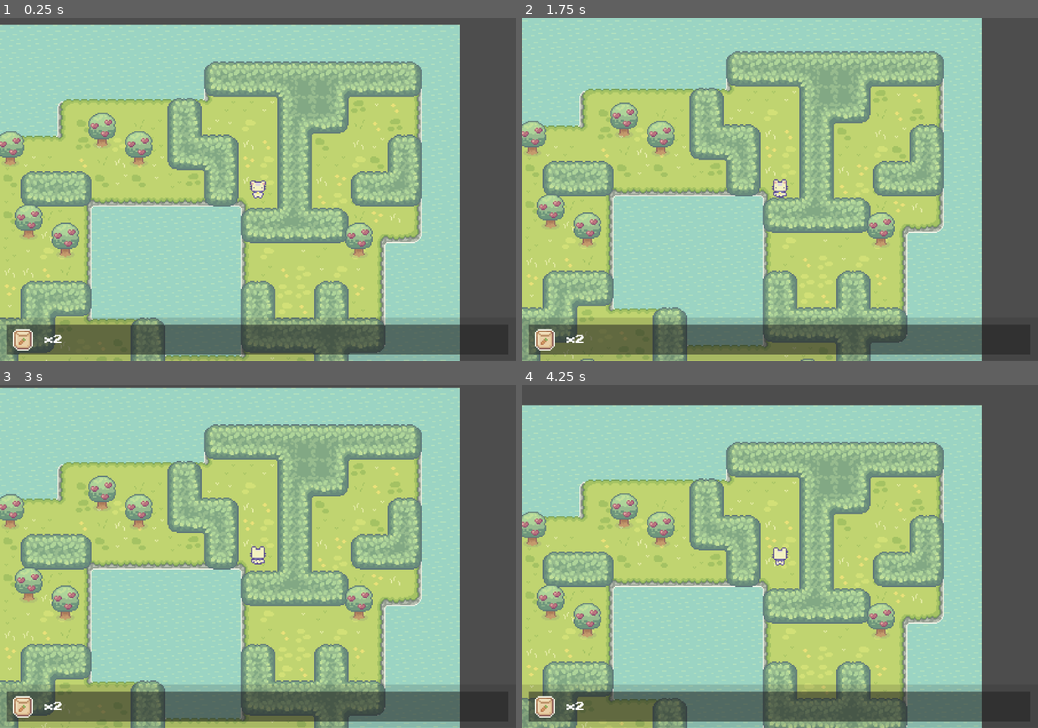
Above: before the commit, frames 1-4 (two rows, left to right).
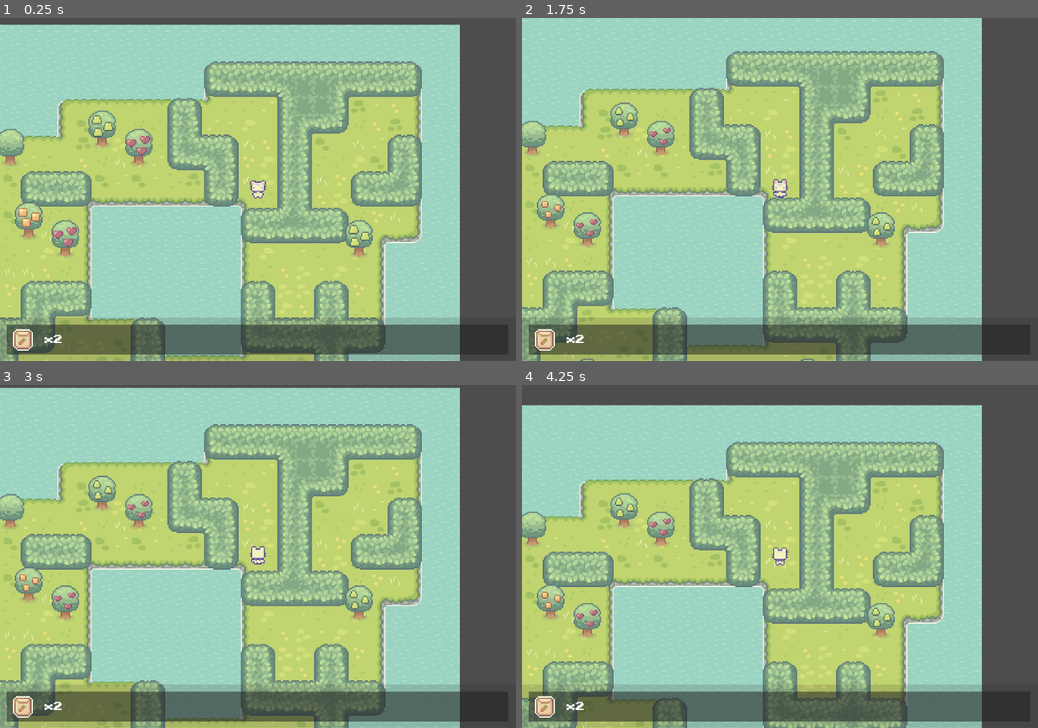
Above: after the commit, the same moments.

Repository: super-goose/garden_land
Game: Godot game, scene res://maps.tscn
Two runs of this game, one before a commit and one after it. Both use one fixed random seed, a clock stepped at 60 frames per second and the inputs below.
Inputs:
- Up to frame 1 (0.25 s): no input
- Up to frame 2 (1.75 s): hold Right (go_right) 0.53-1.28 s; hold H (hoe) 0.53-1.28 s; tap C (chop) at 0.77, 0.8, 1.07, 1.35, 1.52 s; hold Down (go_down) from 1.28 s (still down); tap H (hoe) at 1.55 s
- Up to frame 3 (3 s): tap C (chop) at 1.82, 2.3 s; tap Enter at 2 s; release Down (go_down) at 2.03 s; hold Right (go_right) 2.03-2.78 s; hold H (hoe) 2.03-2.78 s; hold Up (go_up) from 2.78 s (still down); tap W (water) at 2.85 s
- Up to frame 4 (4.25 s): tap C (chop) at 3.02, 3.32, 3.77, 3.8, 4.07 s; tap H (hoe) at 3.05 s; release Up (go_up) at 3.53 s; hold Left (go_left) from 3.53 s (still down); hold H (hoe) from 3.53 s (still down)

The runs differ from the first frame. In frame 1, 1.4% of the frame differs, in the area x 0-73%, y 27-68%; in frame 2, 0.5%; in frame 3, 0.5%; in frame 4, 0.5%.

Commit message:
add init animation to tree and different types of trees

Diff:
--- a/character.gd
+++ b/character.gd
@@ -40,7 +40,8 @@
 	$AnimatedWater.visible = false
 
 	if Input.is_action_pressed("hoe"):
-		state = "hoe"
+		if not current_tree:
+			state = "hoe"
 		return
 
 	if Input.is_action_pressed("chop"):
--- a/level/level.gd
+++ b/level/level.gd
@@ -35,9 +35,9 @@
 	$TileMap2.set_cells_terrain_connect(LAYER_GRASS, $Util.grass_terrain_array, 0, 0)
 	$TileMap2.set_cells_terrain_connect(LAYER_HILL_BUSHES, $Util.hill_terrain_array, 0, 2)
 
-	print($Util.tree_locations)
 	for tree_location in $Util.tree_locations:
 		$TileMap2.set_cell(LAYER_DIRT, tree_location, 11, Vector2i.ZERO, 1)
+
 	map_generated = true
 
 
--- a/tree.gd
+++ b/tree.gd
@@ -1,14 +1,20 @@
 class_name FruitTree
 extends Area2D
 
+const TYPES = ['apple', 'orange', 'peach', 'pear', 'none']
 var hp = 2
 var is_intact = true
+var type : String
+
+func _ready():
+	type = TYPES[Dice.roll_dn(5) - 1]
+	$FullTree.play("%s-init" % type)
 
 func get_chopped():
 	print('tree is getting chopped')
 	hp -= 1
 	if is_intact:
-		$FullTree.play("wind")
+		$FullTree.play("%s-wind" % type)
 		if hp < 0:
 			is_intact = false
 			$FullTree.visible = false
--- a/tree.tscn
+++ b/tree.tscn
@@ -1,12 +1,32 @@
-[gd_scene load_steps=12 format=3 uid="uid://brefn2rc6esy6"]
+[gd_scene load_steps=60 format=3 uid="uid://brefn2rc6esy6"]
 
 [ext_resource type="Texture2D" uid="uid://dueskurjavkfv" path="res://Sprout Lands - Sprites - premium pack/Objects/Tree animations/tree apple sprites.png" id="1_3vkxs"]
 [ext_resource type="Script" path="res://tree.gd" id="1_d88j1"]
 [ext_resource type="Texture2D" uid="uid://chfx0v6w4qmvj" path="res://Sprout Lands - Sprites - premium pack/Objects/stump.png" id="1_dkhqe"]
+[ext_resource type="Texture2D" uid="uid://dmxm4w2nasj1a" path="res://Sprout Lands - Sprites - premium pack/Objects/Tree animations/tree sprites.png" id="4_k6vew"]
+[ext_resource type="Texture2D" uid="uid://cre77g3i0hx66" path="res://Sprout Lands - Sprites - premium pack/Objects/Tree animations/tree orange sprites.png" id="5_wbby4"]
+[ext_resource type="Texture2D" uid="uid://c7ycv4bpmumcm" path="res://Sprout Lands - Sprites - premium pack/Objects/Tree animations/tree peach sprites.png" id="6_0ppd5"]
+[ext_resource type="Texture2D" uid="uid://djgqh36mpe0u8" path="res://Sprout Lands - Sprites - premium pack/Objects/Tree animations/tree pear sprites.png" id="7_bwr84"]
 
 [sub_resource type="CapsuleShape2D" id="CapsuleShape2D_atu5w"]
 radius = 11.0
 
+[sub_resource type="AtlasTexture" id="AtlasTexture_yxtcd"]
+atlas = ExtResource("1_3vkxs")
+region = Rect2(0, 48, 48, 48)
+
+[sub_resource type="AtlasTexture" id="AtlasTexture_uhrtx"]
+atlas = ExtResource("1_3vkxs")
+region = Rect2(48, 48, 48, 48)
+
+[sub_resource type="AtlasTexture" id="AtlasTexture_4blud"]
+atlas = ExtResource("1_3vkxs")
+region = Rect2(96, 48, 48, 48)
+
+[sub_resource type="AtlasTexture" id="AtlasTexture_e6ymr"]
+atlas = ExtResource("1_3vkxs")
+region = Rect2(144, 48, 48, 48)
+
 [sub_resource type="AtlasTexture" id="AtlasTexture_l55gl"]
 atlas = ExtResource("1_3vkxs")
 region = Rect2(0, 96, 48, 48)
@@ -29,12 +49,189 @@
 
 [sub_resource type="AtlasTexture" id="AtlasTexture_ojj0h"]
 atlas = ExtResource("1_3vkxs")
+region = Rect2(240, 96, 48, 48)
+
+[sub_resource type="AtlasTexture" id="AtlasTexture_5neck"]
+atlas = ExtResource("4_k6vew")
+region = Rect2(0, 48, 48, 48)
+
+[sub_resource type="AtlasTexture" id="AtlasTexture_3mg6u"]
+atlas = ExtResource("4_k6vew")
+region = Rect2(48, 48, 48, 48)
+
+[sub_resource type="AtlasTexture" id="AtlasTexture_t23s7"]
+atlas = ExtResource("4_k6vew")
+region = Rect2(96, 48, 48, 48)
+
+[sub_resource type="AtlasTexture" id="AtlasTexture_fvv20"]
+atlas = ExtResource("4_k6vew")
+region = Rect2(144, 48, 48, 48)
+
+[sub_resource type="AtlasTexture" id="AtlasTexture_tmagk"]
+atlas = ExtResource("4_k6vew")
+region = Rect2(0, 96, 48, 48)
+
+[sub_resource type="AtlasTexture" id="AtlasTexture_6cl0g"]
+atlas = ExtResource("4_k6vew")
+region = Rect2(48, 96, 48, 48)
+
+[sub_resource type="AtlasTexture" id="AtlasTexture_aslt0"]
+atlas = ExtResource("4_k6vew")
+region = Rect2(96, 96, 48, 48)
+
+[sub_resource type="AtlasTexture" id="AtlasTexture_6yarr"]
+atlas = ExtResource("4_k6vew")
+region = Rect2(144, 96, 48, 48)
+
+[sub_resource type="AtlasTexture" id="AtlasTexture_2xloh"]
+atlas = ExtResource("4_k6vew")
+region = Rect2(192, 96, 48, 48)
+
+[sub_resource type="AtlasTexture" id="AtlasTexture_3jrij"]
+atlas = ExtResource("4_k6vew")
+region = Rect2(240, 96, 48, 48)
+
+[sub_resource type="AtlasTexture" id="AtlasTexture_b8lid"]
+atlas = ExtResource("5_wbby4")
+region = Rect2(0, 48, 48, 48)
+
+[sub_resource type="AtlasTexture" id="AtlasTexture_fellh"]
+atlas = ExtResource("5_wbby4")
+region = Rect2(48, 48, 48, 48)
+
+[sub_resource type="AtlasTexture" id="AtlasTexture_dk6ud"]
+atlas = ExtResource("5_wbby4")
+region = Rect2(96, 48, 48, 48)
+
+[sub_resource type="AtlasTexture" id="AtlasTexture_8hvj7"]
+atlas = ExtResource("5_wbby4")
+region = Rect2(144, 48, 48, 48)
+
+[sub_resource type="AtlasTexture" id="AtlasTexture_i7lc5"]
+atlas = ExtResource("5_wbby4")
+region = Rect2(0, 96, 48, 48)
+
+[sub_resource type="AtlasTexture" id="AtlasTexture_iauq0"]
+atlas = ExtResource("5_wbby4")
+region = Rect2(48, 96, 48, 48)
+
+[sub_resource type="AtlasTexture" id="AtlasTexture_u16wf"]
+atlas = ExtResource("5_wbby4")
+region = Rect2(96, 96, 48, 48)
+
+[sub_resource type="AtlasTexture" id="AtlasTexture_gy53g"]
+atlas = ExtResource("5_wbby4")
+region = Rect2(144, 96, 48, 48)
+
+[sub_resource type="AtlasTexture" id="AtlasTexture_splm8"]
+atlas = ExtResource("5_wbby4")
+region = Rect2(192, 96, 48, 48)
+
+[sub_resource type="AtlasTexture" id="AtlasTexture_1o36u"]
+atlas = ExtResource("5_wbby4")
+region = Rect2(240, 96, 48, 48)
+
+[sub_resource type="AtlasTexture" id="AtlasTexture_5bnpe"]
+atlas = ExtResource("6_0ppd5")
+region = Rect2(0, 48, 48, 48)
+
+[sub_resource type="AtlasTexture" id="AtlasTexture_qa4ka"]
+atlas = ExtResource("6_0ppd5")
+region = Rect2(48, 48, 48, 48)
+
+[sub_resource type="AtlasTexture" id="AtlasTexture_ygi2m"]
+atlas = ExtResource("6_0ppd5")
+region = Rect2(96, 48, 48, 48)
+
+[sub_resource type="AtlasTexture" id="AtlasTexture_p45mw"]
+atlas = ExtResource("6_0ppd5")
+region = Rect2(144, 48, 48, 48)
+
+[sub_resource type="AtlasTexture" id="AtlasTexture_be7r3"]
+atlas = ExtResource("6_0ppd5")
+region = Rect2(0, 96, 48, 48)
+
+[sub_resource type="AtlasTexture" id="AtlasTexture_lqlip"]
+atlas = ExtResource("6_0ppd5")
+region = Rect2(48, 96, 48, 48)
+
+[sub_resource type="AtlasTexture" id="AtlasTexture_i3y7x"]
+atlas = ExtResource("6_0ppd5")
+region = Rect2(96, 96, 48, 48)
+
+[sub_resource type="AtlasTexture" id="AtlasTexture_xrfmy"]
+atlas = ExtResource("6_0ppd5")
+region = Rect2(144, 96, 48, 48)
+
+[sub_resource type="AtlasTexture" id="AtlasTexture_bluvr"]
+atlas = ExtResource("6_0ppd5")
+region = Rect2(192, 96, 48, 48)
+
+[sub_resource type="AtlasTexture" id="AtlasTexture_yfy8n"]
+atlas = ExtResource("6_0ppd5")
+region = Rect2(240, 96, 48, 48)
+
+[sub_resource type="AtlasTexture" id="AtlasTexture_fvttw"]
+atlas = ExtResource("7_bwr84")
+region = Rect2(0, 48, 48, 48)
+
+[sub_resource type="AtlasTexture" id="AtlasTexture_f6uyv"]
+atlas = ExtResource("7_bwr84")
+region = Rect2(48, 48, 48, 48)
+
+[sub_resource type="AtlasTexture" id="AtlasTexture_naicl"]
+atlas = ExtResource("7_bwr84")
+region = Rect2(96, 48, 48, 48)
+
+[sub_resource type="AtlasTexture" id="AtlasTexture_mqisj"]
+atlas = ExtResource("7_bwr84")
+region = Rect2(144, 48, 48, 48)
+
+[sub_resource type="AtlasTexture" id="AtlasTexture_pj5ea"]
+atlas = ExtResource("7_bwr84")
+region = Rect2(0, 96, 48, 48)
+
+[sub_resource type="AtlasTexture" id="AtlasTexture_banc6"]
+atlas = ExtResource("7_bwr84")
+region = Rect2(48, 96, 48, 48)
+
+[sub_resource type="AtlasTexture" id="AtlasTexture_twjfs"]
+atlas = ExtResource("7_bwr84")
+region = Rect2(96, 96, 48, 48)
+
+[sub_resource type="AtlasTexture" id="AtlasTexture_xcity"]
+atlas = ExtResource("7_bwr84")
+region = Rect2(144, 96, 48, 48)
+
+[sub_resource type="AtlasTexture" id="AtlasTexture_yaynt"]
+atlas = ExtResource("7_bwr84")
+region = Rect2(192, 96, 48, 48)
+
+[sub_resource type="AtlasTexture" id="AtlasTexture_qsi2l"]
+atlas = ExtResource("7_bwr84")
 region = Rect2(240, 96, 48, 48)
 
 [sub_resource type="SpriteFrames" id="SpriteFrames_gvloj"]
 animations = [{
 "frames": [{
 "duration": 1.0,
+"texture": SubResource("AtlasTexture_yxtcd")
+}, {
+"duration": 1.0,
+"texture": SubResource("AtlasTexture_uhrtx")
+}, {
+"duration": 1.0,
+"texture": SubResource("AtlasTexture_4blud")
+}, {
+"duration": 1.0,
+"texture": SubResource("AtlasTexture_e6ymr")
+}],
+"loop": false,
+"name": &"apple-init",
+"speed": 5.0
+}, {
+"frames": [{
+"duration": 1.0,
 "texture": SubResource("AtlasTexture_l55gl")
 }, {
 "duration": 1.0,
@@ -53,7 +250,167 @@
 "texture": SubResource("AtlasTexture_ojj0h")
 }],
 "loop": false,
-"name": &"wind",
+"name": &"apple-wind",
+"speed": 5.0
+}, {
+"frames": [{
+"duration": 1.0,
+"texture": SubResource("AtlasTexture_5neck")
+}, {
+"duration": 1.0,
+"texture": SubResource("AtlasTexture_3mg6u")
+}, {
+"duration": 1.0,
+"texture": SubResource("AtlasTexture_t23s7")
+}, {
+"duration": 1.0,
+"texture": SubResource("AtlasTexture_fvv20")
+}],
+"loop": false,
+"name": &"none-init",
+"speed": 5.0
+}, {
+"frames": [{
+"duration": 1.0,
+"texture": SubResource("AtlasTexture_tmagk")
+}, {
+"duration": 1.0,
+"texture": SubResource("AtlasTexture_6cl0g")
+}, {
+"duration": 1.0,
+"texture": SubResource("AtlasTexture_aslt0")
+}, {
+"duration": 1.0,
+"texture": SubResource("AtlasTexture_6yarr")
+}, {
+"duration": 1.0,
+"texture": SubResource("AtlasTexture_2xloh")
+}, {
+"duration": 1.0,
+"texture": SubResource("AtlasTexture_3jrij")
+}],
+"loop": false,
+"name": &"none-wind",
+"speed": 5.0
+}, {
+"frames": [{
+"duration": 1.0,
+"texture": SubResource("AtlasTexture_b8lid")
+}, {
+"duration": 1.0,
+"texture": SubResource("AtlasTexture_fellh")
+}, {
+"duration": 1.0,
+"texture": SubResource("AtlasTexture_dk6ud")
+}, {
+"duration": 1.0,
+"texture": SubResource("AtlasTexture_8hvj7")
+}],
+"loop": false,
+"name": &"orange-init",
+"speed": 5.0
+}, {
+"frames": [{
+"duration": 1.0,
+"texture": SubResource("AtlasTexture_i7lc5")
+}, {
+"duration": 1.0,
+"texture": SubResource("AtlasTexture_iauq0")
+}, {
+"duration": 1.0,
+"texture": SubResource("AtlasTexture_u16wf")
+}, {
+"duration": 1.0,
+"texture": SubResource("AtlasTexture_gy53g")
+}, {
+"duration": 1.0,
+"texture": SubResource("AtlasTexture_splm8")
+}, {
+"duration": 1.0,
+"texture": SubResource("AtlasTexture_1o36u")
+}],
+"loop": false,
+"name": &"orange-wind",
+"speed": 5.0
+}, {
+"frames": [{
+"duration": 1.0,
+"texture": SubResource("AtlasTexture_5bnpe")
+}, {
+"duration": 1.0,
+"texture": SubResource("AtlasTexture_qa4ka")
+}, {
+"duration": 1.0,
+"texture": SubResource("AtlasTexture_ygi2m")
+}, {
+"duration": 1.0,
+"texture": SubResource("AtlasTexture_p45mw")
+}],
+"loop": false,
+"name": &"peach-init",
+"speed": 5.0
+}, {
+"frames": [{
+"duration": 1.0,
+"texture": SubResource("AtlasTexture_be7r3")
+}, {
+"duration": 1.0,
+"texture": SubResource("AtlasTexture_lqlip")
+}, {
+"duration": 1.0,
+"texture": SubResource("AtlasTexture_i3y7x")
+}, {
+"duration": 1.0,
+"texture": SubResource("AtlasTexture_xrfmy")
+}, {
+"duration": 1.0,
+"texture": SubResource("AtlasTexture_bluvr")
+}, {
+"duration": 1.0,
+"texture": SubResource("AtlasTexture_yfy8n")
+}],
+"loop": false,
+"name": &"peach-wind",
+"speed": 5.0
+}, {
+"frames": [{
+"duration": 1.0,
+"texture": SubResource("AtlasTexture_fvttw")
+}, {
+"duration": 1.0,
+"texture": SubResource("AtlasTexture_f6uyv")
+}, {
+"duration": 1.0,
+"texture": SubResource("AtlasTexture_naicl")
+}, {
+"duration": 1.0,
+"texture": SubResource("AtlasTexture_mqisj")
+}],
+"loop": false,
+"name": &"pear-init",
+"speed": 5.0
+}, {
+"frames": [{
+"duration": 1.0,
+"texture": SubResource("AtlasTexture_pj5ea")
+}, {
+"duration": 1.0,
+"texture": SubResource("AtlasTexture_banc6")
+}, {
+"duration": 1.0,
+"texture": SubResource("AtlasTexture_twjfs")
+}, {
+"duration": 1.0,
+"texture": SubResource("AtlasTexture_xcity")
+}, {
+"duration": 1.0,
+"texture": SubResource("AtlasTexture_yaynt")
+}, {
+"duration": 1.0,
+"texture": SubResource("AtlasTexture_qsi2l")
+}],
+"loop": false,
+"name": &"pear-wind",
 "speed": 5.0
 }]
 
@@ -73,9 +430,7 @@
 [node name="FullTree" type="AnimatedSprite2D" parent="."]
 position = Vector2(0, -16)
 sprite_frames = SubResource("SpriteFrames_gvloj")
-animation = &"wind"
-frame = 5
-frame_progress = 1.0
+animation = &"pear-init"
 
 [node name="StaticBody2D" type="StaticBody2D" parent="FullTree"]
 position = Vector2(0, 16)
